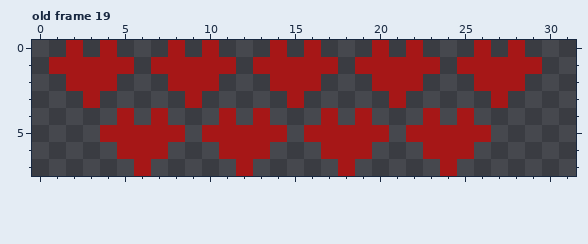
Pixel-art file -- res/img/hearts.aseprite. Above: the version before the commit.
32x8 pixels, 19 frames. Shown: old frame 19. The commit also changed other frames, which this record leaves out.
After the commit:
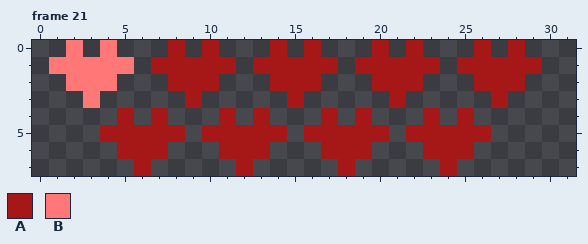
Palette (. is transparent): A #a61717  B #ff7777
A new or re-ordered frame is compared with the old frame closest to it.
What changed:
frames 19 -> 37
Frame 21 is new; against old frame 19:
y 0: x 2 A -> B; x 4 A -> B
y 1: x 1..5 AAAAA -> BBBBB
y 2: x 2..4 AAA -> BBB
y 3: x 3 A -> B
Pixel boxes of the changes (left, top, right, bottom) in both pictures:
changed: (49, 40, 134, 108)
